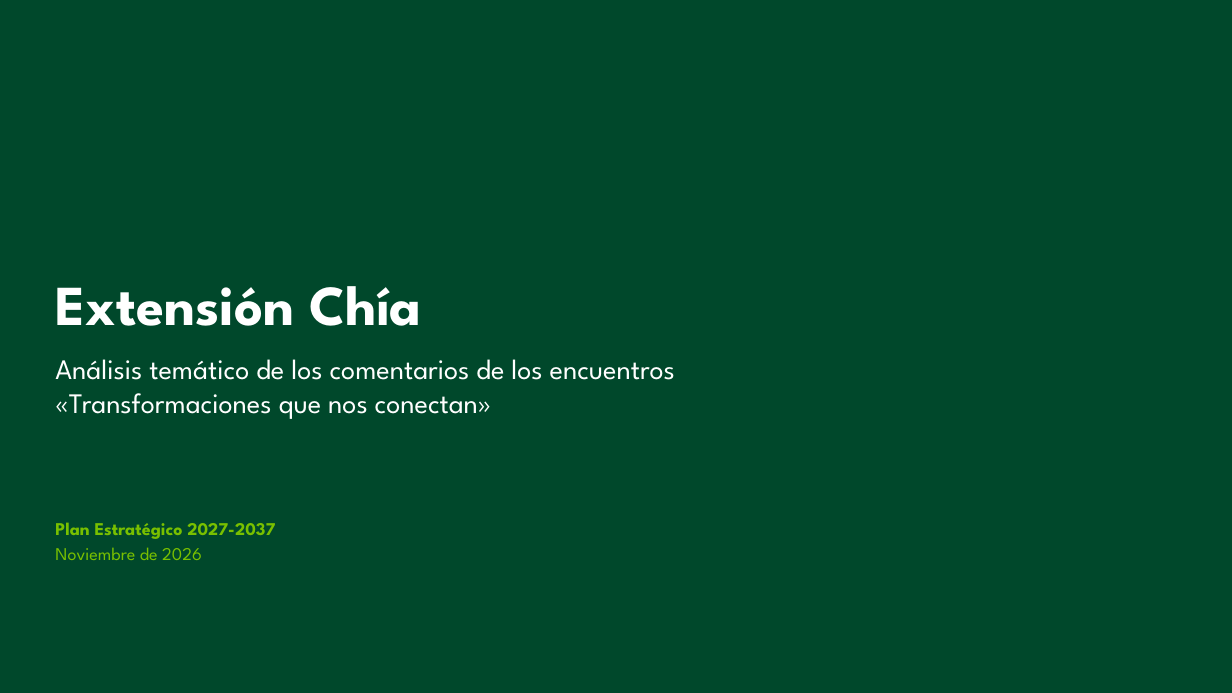
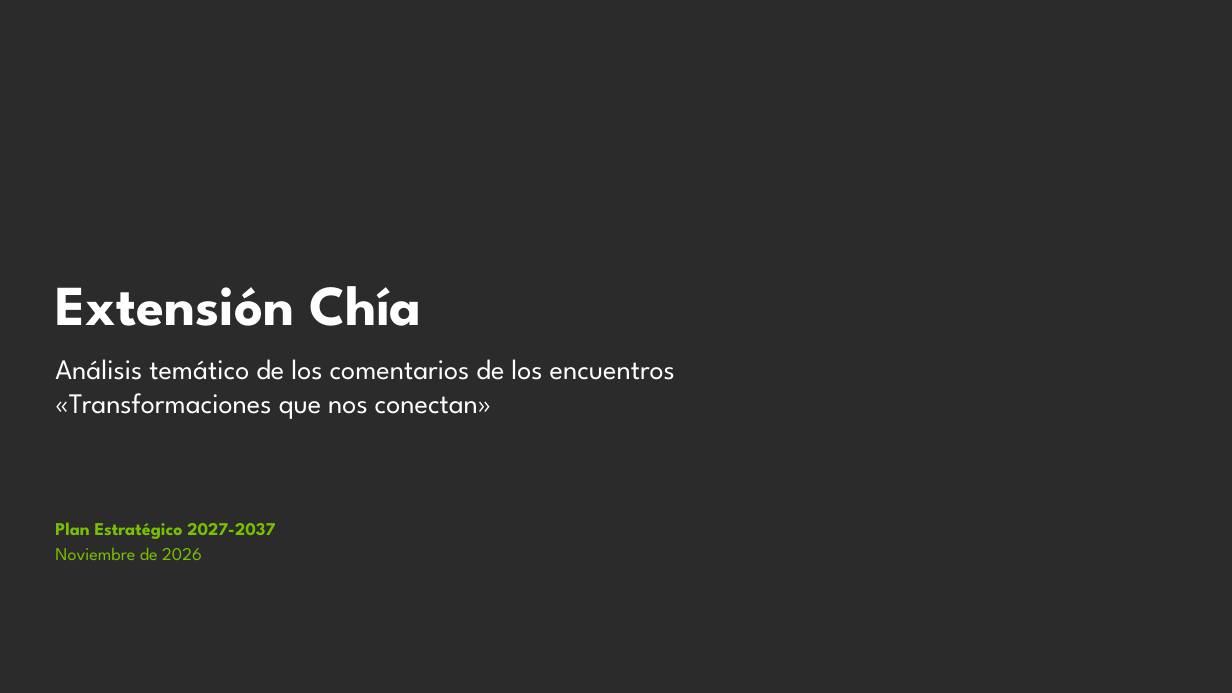
Before and after one commit to Nicolaserd/Planeacion_estrategica_transformaciones_temas, a slide deck: slide 1 of flujo_bert_jev/informe/presentaciones/Presentacion_Extension_Chia_BERT_Jev.pptx. Drawn at 1232x693 pixels with LibreOffice and Linux fonts; fonts in the diff are those of the drawing; background and template pictures are left out; a plain dark background stands for a picture behind light text. Boxes give left, top, right and bottom in pixels: in the first picture for what was removed or moved away, otherwise in the second. Text is boxed around its words. In the diff, an @@ line names an element or a change of style, - is before the commit and + after.

```diff
--- a/flujo_bert_jev/informe/presentaciones/Presentacion_Extension_Chia_BERT_Jev.pptx
+++ b/flujo_bert_jev/informe/presentaciones/Presentacion_Extension_Chia_BERT_Jev.pptx
@@ background #00482B to picture (left out) @@
```
Also in this commit, not shown: 8 other slides changed, 8 other files.
